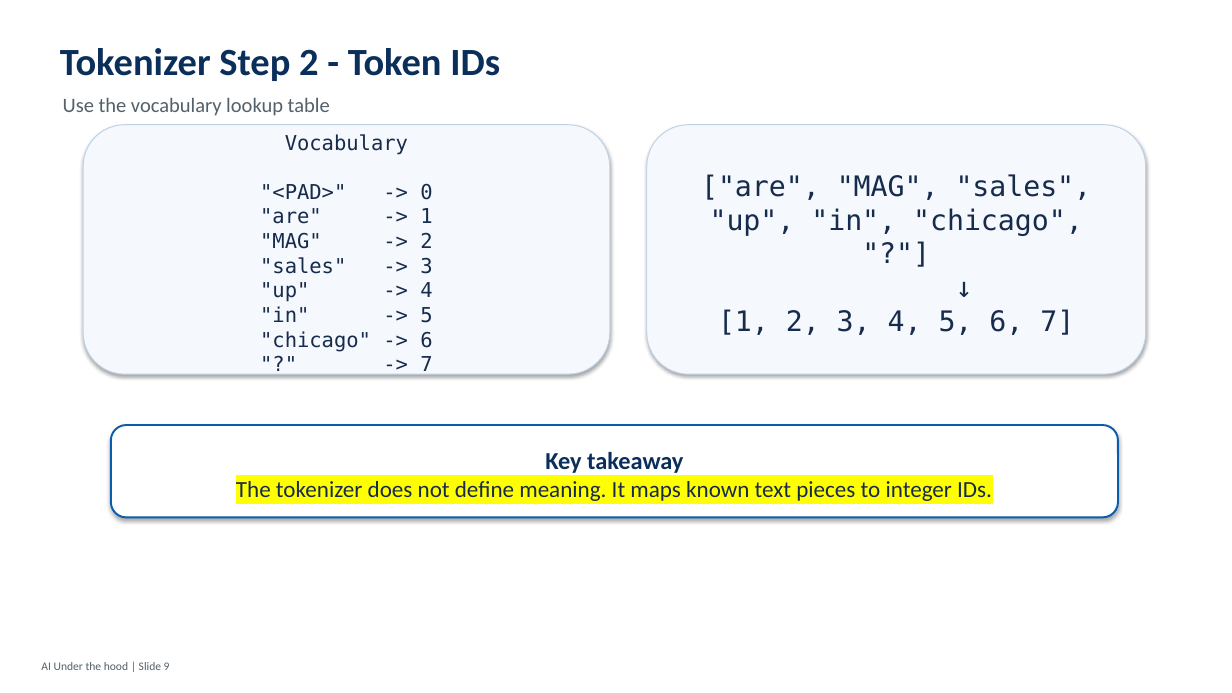
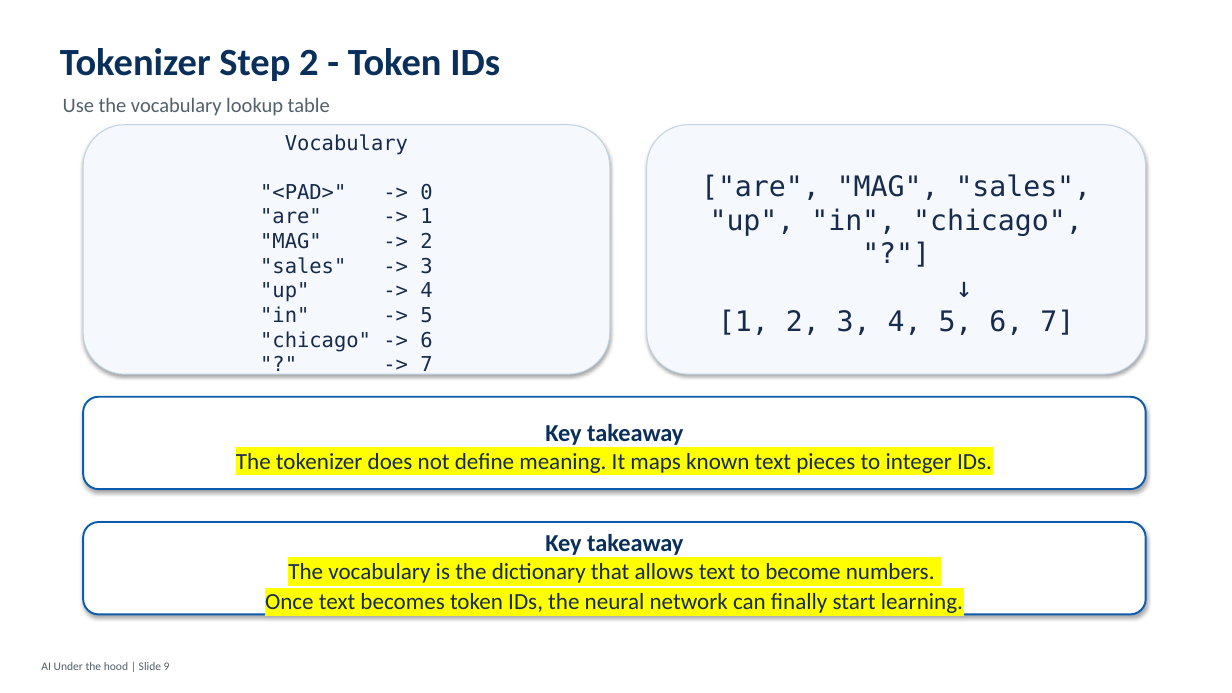
Before and after one commit to javaboy-vk/MAGPAI, a slide deck: slide 9 of pptx/Session_01_Tokens_v1.0.pptx. Drawn at 1232x693 pixels with LibreOffice and Linux fonts; fonts in the diff are those of the drawing. Boxes give left, top, right and bottom in pixels: in the first picture for what was removed or moved away, otherwise in the second. Text is boxed around its words. In the diff, an @@ line names an element or a change of style, - is before the commit and + after.

Commit message:
Added a vocabulary training demo and remove couple of the

```diff
--- a/pptx/Session_01_Tokens_v1.0.pptx
+++ b/pptx/Session_01_Tokens_v1.0.pptx
@@ rounded rectangle "Key takeaway": place and size @@
-rounded rectangle "Key takeaway" at (111, 425, 1118, 518)
+rounded rectangle "Key takeaway" at (83, 396, 1146, 489)
@@ rounded rectangle added at (83, 522, 1146, 615), fill #FFFFFF, outline #0B5CAD 1.5 pt, 18 pt, text #172B4D @@
+Key takeaway
+The vocabulary is the dictionary that allows text to become numbers.
+Once text becomes token IDs, the neural network can finally start learning.
```
Also in this commit, not shown: 2 other slides changed, 2 slides removed, 8 other files.
